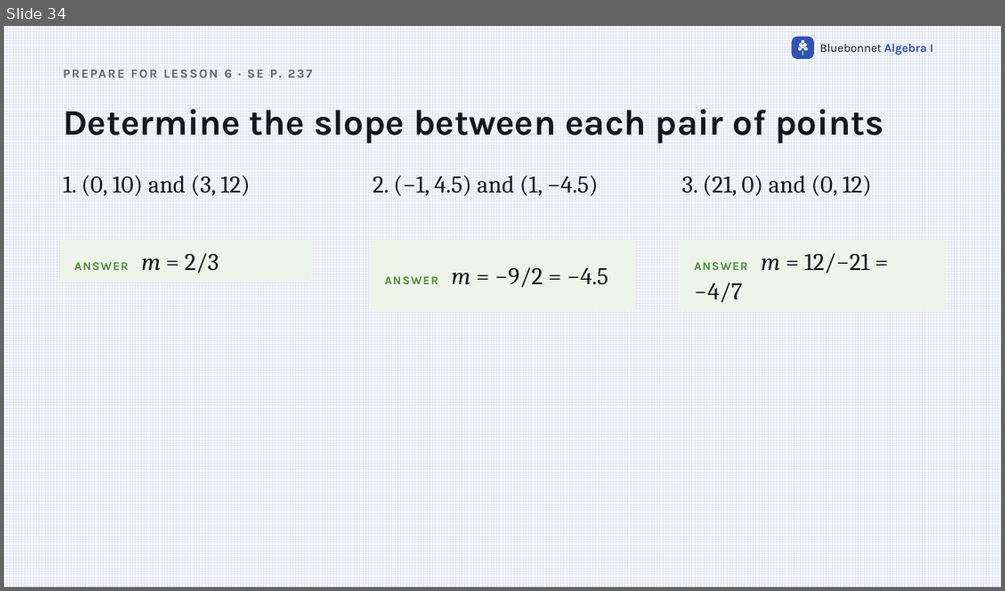
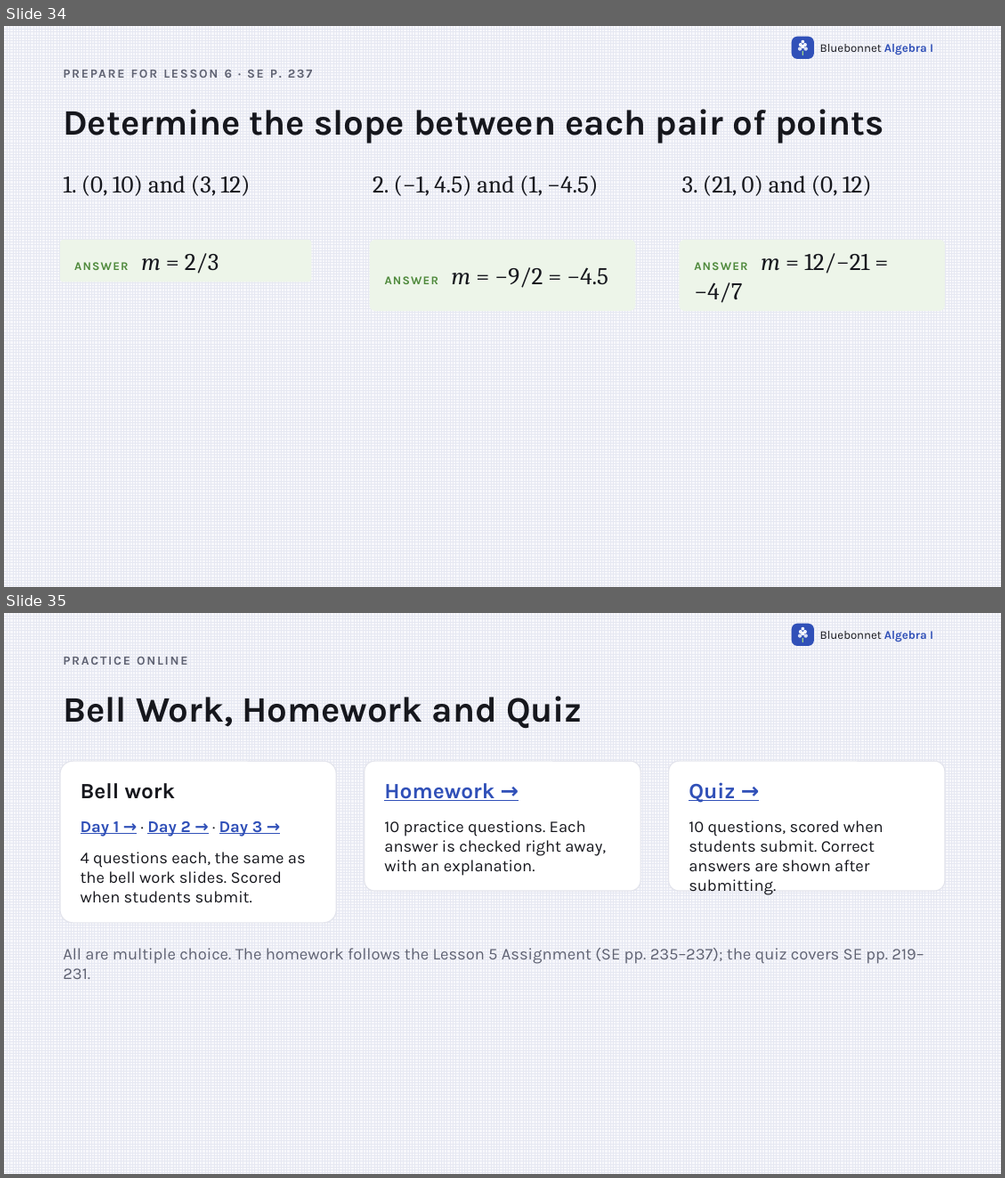
Before and after one commit to Apolloat2022/Algebra1M2U1L4, a slide deck: using-linear-equations-lesson5.pptx. Shown one above the other, each under a label of ours: slide 34 before the commit, slides 34 and 35 after it. The pictures are 1005x591 and 1005x1178 pixels, drawn with LibreOffice and Linux fonts; fonts in the diff are those of the drawing. Boxes give left, top, right and bottom in pixels: in the first picture for what was removed or moved away, otherwise in the second. Text is boxed around its words. In the diff, an @@ line names an element or a change of style, - is before the commit and + after.

```diff
--- a/using-linear-equations-lesson5.pptx
+++ b/using-linear-equations-lesson5.pptx
@@ slide 35 added at (x1=4, y1=613, x2=1001, y2=1174), background pattern #E6E8F2 on #F7F7FB; not listed: 9 template elements that a slide beside it also shows @@
@@ text added at (x1=63, y1=657, x2=188, y2=665), 12 pt, text #5F6272, bold @@
+PRACTICE ONLINE
@@ text added at (x1=63, y1=696, x2=582, y2=728), 34.5 pt, text #16171D, bold @@
+Bell Work, Homework and Quiz
@@ rounded rectangle added at (x1=60, y1=761, x2=336, y2=923), fill #FFFFFF, outline #E3E4EC 1 pt @@
@@ rounded rectangle added at (x1=364, y1=761, x2=640, y2=892), fill #FFFFFF, outline #E3E4EC 1 pt @@
@@ rounded rectangle added at (x1=669, y1=761, x2=945, y2=892), fill #FFFFFF, outline #E3E4EC 1 pt @@
@@ text added at (x1=81, y1=783, x2=175, y2=799), 21 pt, text #16171D, bold @@
+Bell work
@@ text added at (x1=384, y1=783, x2=494, y2=801), 21 pt, text #3050B8, bold, underline @@
+Homework →
@@ text added at (x1=688, y1=782, x2=735, y2=803), 21 pt, text #3050B8, bold, underline @@
+Quiz →
@@ text added at (x1=81, y1=821, x2=262, y2=836), 15.8 pt, text #3050B8, bold, underline @@
+Day 1 → · Day 2 → · Day 3 →
@@ text added at (x1=384, y1=820, x2=606, y2=876), 15.8 pt, text #16171D @@
+10 practice questions. Each answer is checked right away, with an explanation.
@@ text added at (x1=688, y1=820, x2=883, y2=872), 15.8 pt, text #16171D @@
+10 questions, scored when students submit. Correct answers are shown after submitting.
@@ text added at (x1=81, y1=852, x2=306, y2=903), 15.8 pt, text #16171D @@
+4 questions each, the same as the bell work slides. Scored when students submit.
@@ text added at (x1=63, y1=948, x2=923, y2=979), 15.8 pt, text #5F6272 @@
+All are multiple choice. The homework follows the Lesson 5 Assignment (SE pp. 235–237); the quiz covers SE pp. 219–231.
```
Also in this commit, not shown: 1 slide changed, 6 other files.
